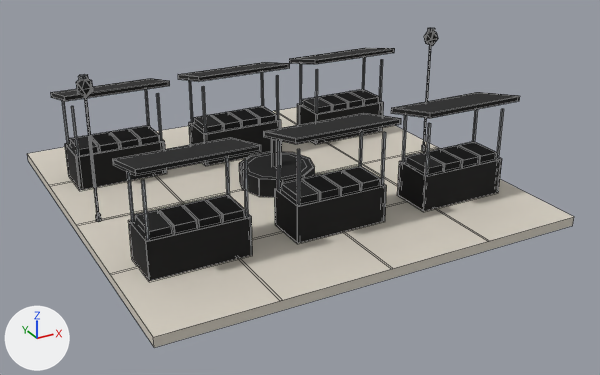
Renders of the FBX model Modeller/Binalar/Park_cim_pazar.fbx from each side of a commit.
Before and after are seen from a 50 mm camera at (-8.66, -16.94, 8.41) aimed at (0.2, -0.83, 0.36). Every picture has the same lights, and +X, +Y and +Z are marked at lower left. The first picture is the older version. Mesh edges are drawn as thin lines. Where no turn or scale is listed for an object, it has been applied to the vertices.

In view in the first picture: 'Park_cim_pazar'.
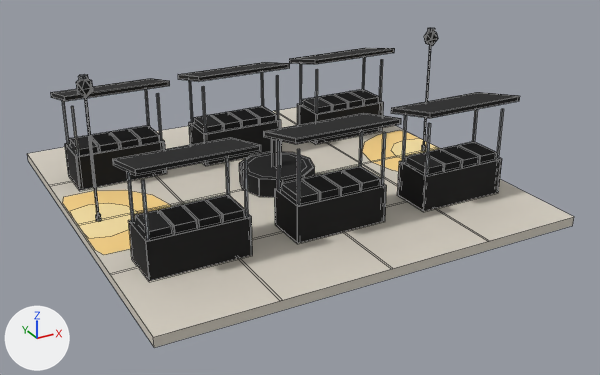
Changed parts and their boxes (x1, y1, x2, y2) in the pictures (600 x 375 px):
part 1 of me_park_cim_pazar, added (beige): after (62, 190, 171, 255)
part 2 of me_park_cim_pazar, added (beige): after (362, 130, 422, 171)
part 3 of me_park_cim_pazar, added: after (70, 139, 440, 238)

Diff of the bpy script that builds the scene:
```diff
--- a/Modeller/Binalar/Park_cim_pazar.fbx.py
+++ b/Modeller/Binalar/Park_cim_pazar.fbx.py
@@ me_park_cim_pazar @@
 # verts and faces of me_park_cim_pazar; kept vertices keep their numbers, new ones are numbered from 994
-me_park_cim_pazar.from_pydata(...)  # 994 vertices, 756 faces; spans x -5.0..5.0, y -5.0..5.0, z 0.0..3.58
+me_park_cim_pazar.from_pydata(...)  # 1046 vertices, 760 faces; spans x -5.0..5.0, y -5.0..5.0, z 0.0..3.58
+# me_park_cim_pazar part 1: a new loose piece of 14 vertices spanning x -4.98..-2.8, y -1.66..1.66, z 0.23, in mat_isikhavuzdis_ffd98a (beige #ffd98a)
+# me_park_cim_pazar part 2: a new loose piece of 14 vertices spanning x 2.8..4.98, y -1.66..1.66, z 0.23, in mat_isikhavuzdis_ffd98a (beige #ffd98a)
+# me_park_cim_pazar part 3
+verts[994] = (-4.95, 0.78, 0.23)  # pixel (69, 211)
+verts[995] = (-4.5, -0.9, 0.23)  # pixel (110, 236)
+verts[996] = (4.05, 0.78, 0.23)  # pixel (393, 144)
+verts[997] = (4.5, -0.9, 0.23)
+for new, old in zip([*range(998, 1002)], [*range(994, 998)]): verts[new] = verts[old] + (0.45, 0.12, 0.0)
+verts[1002] = (-3.6, 0.0, 0.23)  # pixel (137, 211)
+verts[1003] = (-3.72, 0.45, 0.23)  # pixel (126, 205)
+verts[1004] = (-4.05, 0.78, 0.23)  # pixel (108, 203)
+verts[1005] = (-4.98, 0.45, 0.23)  # pixel (72, 216)
+verts[1006] = (-4.98, 0.0, 0.23)  # pixel (77, 224)
+verts[1007] = (-4.98, -0.45, 0.23)  # pixel (83, 232)
+verts[1008] = (-4.95, -0.78, 0.23)  # pixel (88, 238)
+verts[1009] = (-3.72, -0.45, 0.23)
+verts[1010] = (4.98, 0.0, 0.23)  # pixel (437, 147)
+verts[1011] = (4.98, 0.45, 0.23)  # pixel (427, 142)
+verts[1012] = (4.95, 0.78, 0.23)  # pixel (420, 138)
+verts[1013] = (3.72, 0.45, 0.23)  # pixel (390, 150)
+verts[1014] = (3.6, 0.0, 0.23)  # pixel (396, 156)
+verts[1015] = (3.72, -0.45, 0.23)
+verts[1016] = (4.05, -0.78, 0.23)
+verts[1017] = (4.98, -0.45, 0.23)
+faces += [(994, 1005, 1006, 1007, 1008, 995, 999, 1009, 1002, 1003, 1004, 998), (996, 1013, 1014, 1015, 1016, 997, 1001, 1017, 1010, 1011, 1012, 1000)]  # mat_isikhavuzic_ffe7a8 (beige #ffe7a8)
 me_park_cim_pazar.materials.append(mat_ykaldirim_d8d1c4)
@@ me_park_cim_pazar @@
 me_park_cim_pazar.materials.append(mat_cizgi_141414)
+me_park_cim_pazar.materials.append(mat_isikhavuzdis_ffd98a)  # beige #ffd98a
+me_park_cim_pazar.materials.append(mat_isikhavuzic_ffe7a8)  # beige #ffe7a8
```
